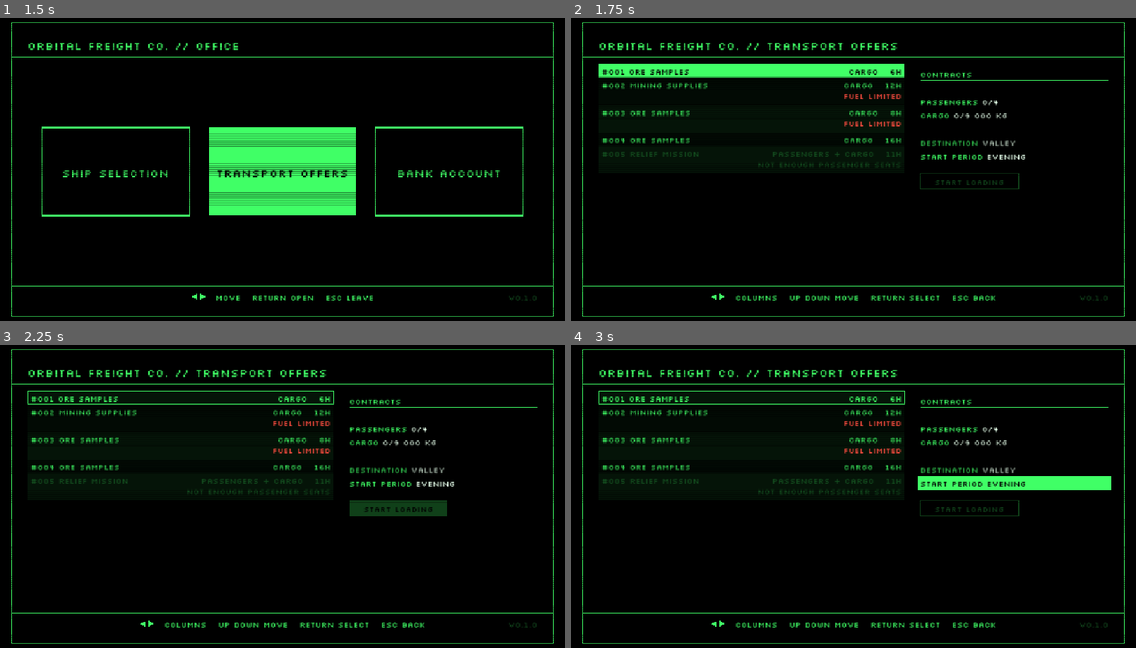
Above: before the commit, frames 1-4 (two rows, left to right).
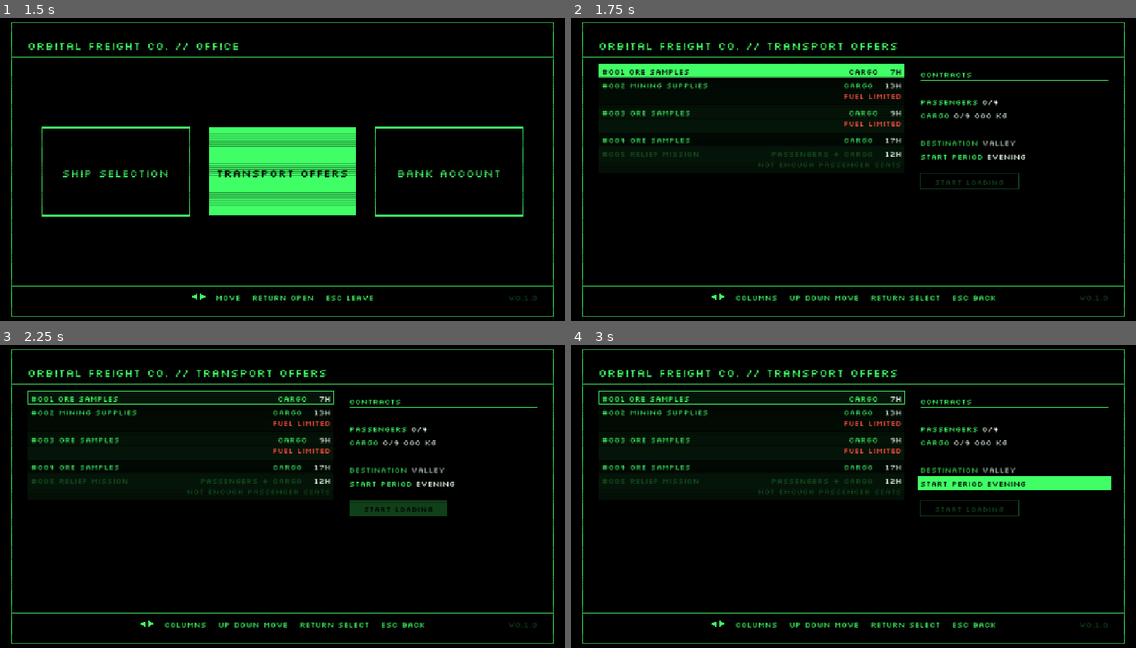
Above: after the commit, the same moments.

Repository: pkopczynski/lunar-lander
Game: Godot game, scene res://main.tscn
Two runs of this game, one before a commit and one after it. Both use one fixed random seed, a clock stepped at 60 frames per second and the inputs below.
Inputs (mouse positions are in pixels of both pictures, inside the frame that each line leads up to):
- Up to frame 1 (1.5 s): tap Enter (ui_accept) at 0.5, 0.77, 1.25 s; move the mouse to (406, 154) at 0.52 s; hold Right (ui_right) 0.53-1.28 s; click (406, 154) at 0.67 s; move the mouse to (169, 184) at 1.27 s; hold Down (ui_down) from 1.28 s (still down)
- Up to frame 2 (1.75 s): keep holding Down (ui_down); tap Enter (ui_accept) at 1.52 s
- Up to frame 3 (2.25 s): tap R (restart) at 2 s; move the mouse to (339, 426) at 2.02 s; release Down (ui_down) at 2.03 s; hold Right (ui_right) from 2.03 s (still down)
- Up to frame 4 (3 s): tap Enter (ui_accept) at 2.75 s; move the mouse to (825, 560) at 2.77 s; release Right (ui_right) at 2.78 s; hold Up (ui_up) from 2.78 s (still down); click (825, 560) at 2.92 s

Frame 1 is identical in both runs. In frame 2, 0.2% of the frame differs, in the area x 35-59%, y 16-46%; in frame 3, 0.3%; in frame 4, 0.3%.

Commit message:
fix: round offer countdown hours up, and turn it red for the last hour
A Transport offer's time to accept counts a started in-game hour as a
whole one (2H, then 60M … 1M), so it no longer sits on 1H for its last
two hours. The countdown is white, and red once it's counting the
minutes of its last in-game hour.

Co-Authored-By: Claude Opus 5.5 <noreply@anthropic.com>

Diff:
--- a/planet_clock.gd
+++ b/planet_clock.gd
@@ -7,8 +7,6 @@
 const MINUTES_PER_DAY := 1440
 # 120× real time: a whole day lasts 12 real minutes.
 const MINUTES_PER_SECOND := 2.0
-# A countdown shows whole in-game hours until this many real seconds are left, then minutes.
-const HOURS_COUNTDOWN_ABOVE := 30.0
 
 # The start periods: the parts of the day a mission can start in, each six hours long
 # from midnight (Night 00:00-05:59, Morning 06:00-11:59, Day 12:00-17:59, Evening 18:00-23:59).
@@ -104,10 +102,15 @@
 	return "%dH %02dM" % [whole / 60, whole % 60]
 
 
-# Real seconds left as an in-game countdown: whole hours (20H, 1H), then, once
-# HOURS_COUNTDOWN_ABOVE real seconds or fewer are left, minutes (60M, a started one counting).
+# Real seconds left as an in-game countdown, a started hour or minute counting as a whole one:
+# hours (20H … 2H) while more than an hour is left, then minutes (60M … 1M).
 static func countdown(real_seconds: float) -> String:
-	var minutes_left := real_seconds * MINUTES_PER_SECOND
-	if real_seconds > HOURS_COUNTDOWN_ABOVE:
-		return "%dH" % floori(minutes_left / 60.0)
-	return "%dM" % maxi(ceili(minutes_left), 0)
+	var minutes_left := maxi(ceili(real_seconds * MINUTES_PER_SECOND), 0)
+	if minutes_left > 60:
+		return "%dH" % ceili(minutes_left / 60.0)
+	return "%dM" % minutes_left
+
+
+# Whether a countdown of real seconds left is in its last in-game hour, counting minutes.
+static func in_last_hour(real_seconds: float) -> bool:
+	return real_seconds * MINUTES_PER_SECOND <= 60.0
--- a/tests/test_transport_offers.gd
+++ b/tests/test_transport_offers.gd
@@ -10,22 +10,25 @@
 	for row in rows:
 		check(countdown.search(row) != null, "a row should show number, title, kind and whole in-game hours, got %s" % row)
 	economy().put_offer(known_offer(1, 0.0, 31.25))
-	check(offers().rows()[-1].ends_with(" 1H"), "31.25 s is 62.5 in-game minutes, whole hours: %s" % offers().rows()[-1])
+	check(offers().rows()[-1].ends_with(" 2H"), "31.25 s is 62.5 in-game minutes, a started hour counting: %s" % offers().rows()[-1])
 	await seconds(2.0)
 	check(tree.paused, "the Office should keep the world paused")
 	check(offers().rows()[-1].ends_with(" 59M"), "the countdown should run while the Office is open, into minutes: %s" % offers().rows()[-1])
 
 
-func test_an_offer_counts_down_in_in_game_hours_then_minutes_for_its_last_30_seconds() -> void:
+func test_an_offer_counts_down_in_started_in_game_hours_then_red_minutes_for_its_last_hour() -> void:
 	await open_transport_offers()
 	economy().put_offer(known_offer(1, 0.0, 600.0))
 	check(offers().rows()[-1].ends_with(" 20H"), "600 s is 20 in-game hours: %s" % offers().rows()[-1])
+	check(TransportOffersScreen.countdown_color(economy().offers[-1]) == Office.WHITE, "hours should show white")
 	economy().offers[-1].time_left = 89.75
-	check(offers().rows()[-1].ends_with(" 2H"), "179.5 in-game minutes shows whole hours, 2H: %s" % offers().rows()[-1])
+	check(offers().rows()[-1].ends_with(" 3H"), "179.5 in-game minutes is in its third hour, 3H: %s" % offers().rows()[-1])
 	economy().offers[-1].time_left = 30.25
-	check(offers().rows()[-1].ends_with(" 1H"), "just over 30 s still shows hours: %s" % offers().rows()[-1])
+	check(offers().rows()[-1].ends_with(" 2H"), "just over an in-game hour still shows hours, 2H: %s" % offers().rows()[-1])
+	check(TransportOffersScreen.countdown_color(economy().offers[-1]) == Office.WHITE, "just over an hour should still be white")
 	economy().offers[-1].time_left = 30.0
 	check(offers().rows()[-1].ends_with(" 60M"), "30 s is 60 in-game minutes: %s" % offers().rows()[-1])
+	check(TransportOffersScreen.countdown_color(economy().offers[-1]) == Office.RED, "the last in-game hour should be red")
 	economy().offers[-1].time_left = 0.2
 	check(offers().rows()[-1].ends_with(" 1M"), "a started in-game minute counts as a whole one: %s" % offers().rows()[-1])
 
--- a/transport_offers_screen.gd
+++ b/transport_offers_screen.gd
@@ -350,6 +350,11 @@
 static func row_text(offer: TransportOffer) -> String:
 	return "%s %s %s" % [offer.label(), TransportOffer.KIND_LABELS[offer.kind()],
 		PlanetClock.countdown(offer.time_left)]
+
+
+# An offer's time to accept: white, red in its last in-game hour.
+static func countdown_color(offer: TransportOffer) -> Color:
+	return Office.RED if PlanetClock.in_last_hour(offer.time_left) else Office.WHITE
 
 
 # Drawing
@@ -382,8 +387,11 @@
 		if ExpandableList.line_fits(baseline.y, Office.TEXT_SIZE, column):
 			office.draw_text(offer.label(), baseline, Office.TEXT_SIZE, width,
 				HORIZONTAL_ALIGNMENT_LEFT, color)
-			office.draw_text("%s   %s" % [TransportOffer.KIND_LABELS[offer.kind()], PlanetClock.countdown(offer.time_left)],
-				baseline, Office.TEXT_SIZE, width, HORIZONTAL_ALIGNMENT_RIGHT, color)
+			var countdown := PlanetClock.countdown(offer.time_left)
+			office.draw_text(countdown, baseline, Office.TEXT_SIZE, width, HORIZONTAL_ALIGNMENT_RIGHT,
+				Office.BLACK if selected else countdown_color(offer))
+			office.draw_text(TransportOffer.KIND_LABELS[offer.kind()] + "   ", baseline, Office.TEXT_SIZE,
+				width - office.text_width(countdown, Office.TEXT_SIZE), HORIZONTAL_ALIGNMENT_RIGHT, color)
 		y += ROW_HEIGHT
 		var note := red_note(offer)
 		for line: Array in [[reason, Office.DIM_GREEN], [note, Office.RED]]:
